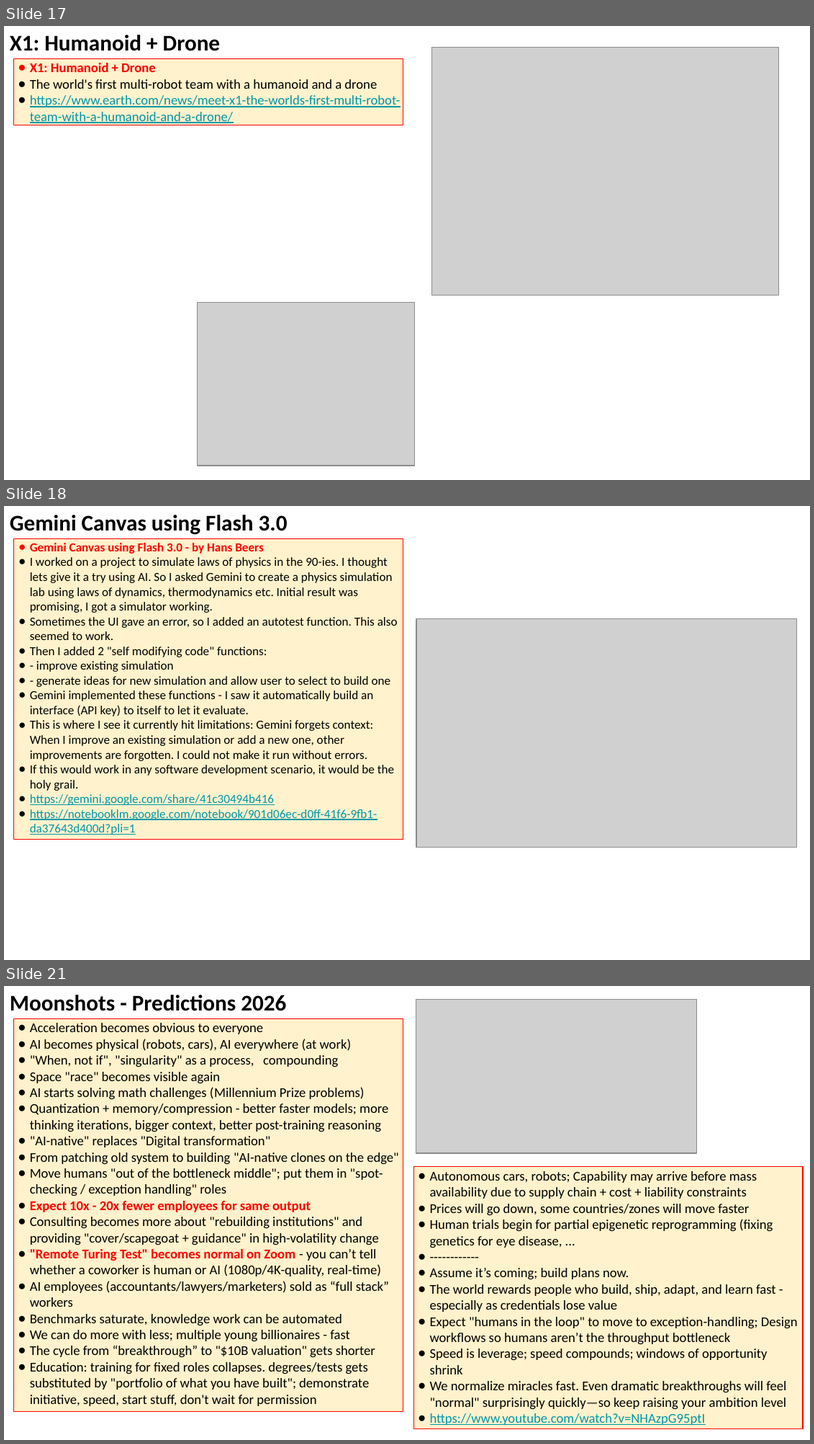
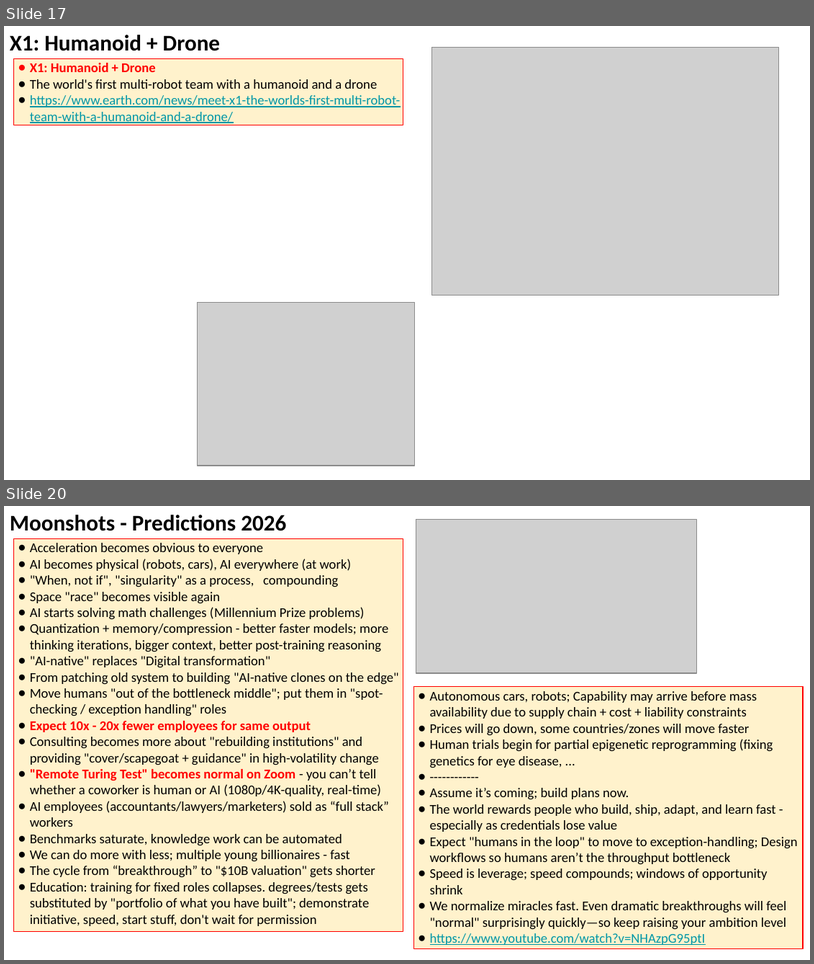
Before and after one commit to lselector/seminar, a slide deck: 2025/2025-12-26-AI-Updates.pptx. Shown one above the other, each under a label of ours: slides 17, 18 and 21 before the commit, slides 17 and 20 after it; the slides between them are not shown. The pictures are 814x1444 and 814x964 pixels, drawn with LibreOffice and Linux fonts; fonts in the diff are those of the drawing; grey boxes stand for pictures. Boxes give left, top, right and bottom in pixels: in the first picture for what was removed or moved away, otherwise in the second. Text is boxed around its words. In the diff, an @@ line names an element or a change of style, - is before the commit and + after.

```diff
--- a/2025/2025-12-26-AI-Updates.pptx
+++ b/2025/2025-12-26-AI-Updates.pptx
@@ slide 18 removed at bbox=[4, 506, 810, 960], background #FFFFFF @@
@@ text removed at bbox=[10, 515, 288, 535] @@
-Gemini Canvas using Flash 3.0
@@ rectangle removed at bbox=[13, 538, 403, 838] @@
-● Gemini Canvas using Flash 3.0 - by Hans Beers
-● I worked on a project to simulate laws of physics in the 90-ies. I thought lets give it a try using AI. So I asked Gemini to create a physics simulation lab using laws of dynamics, thermodynamics etc. Initial result was promising, I got a simulator working.
-● Sometimes the UI gave an error, so I added an autotest function. This also seemed to work.
-● Then I added 2 "self modifying code" functions:
-● - improve existing simulation
-● - generate ideas for new simulation and allow user to select to build one
-● Gemini implemented these functions - I saw it automatically build an interface (API key) to itself to let it evaluate.
-● This is where I see it currently hit limitations: Gemini forgets context: When I improve an existing simulation or add a new one, other improvements are forgotten. I could not make it run without errors.
-● If this would work in any software development scenario, it would be the holy grail.
-● https://gemini.google.com/share/41c30494b416
-● https://notebooklm.google.com/notebook/901d06ec-d0ff-41f6-9fb1-da37643d400d?pli=1
@@ picture removed at bbox=[417, 618, 797, 847] @@
@@ what was slide 21 is now slide 20 @@
```
Also in this commit, not shown: 19 slides changed, 2 slides added, 1 other slide removed.
